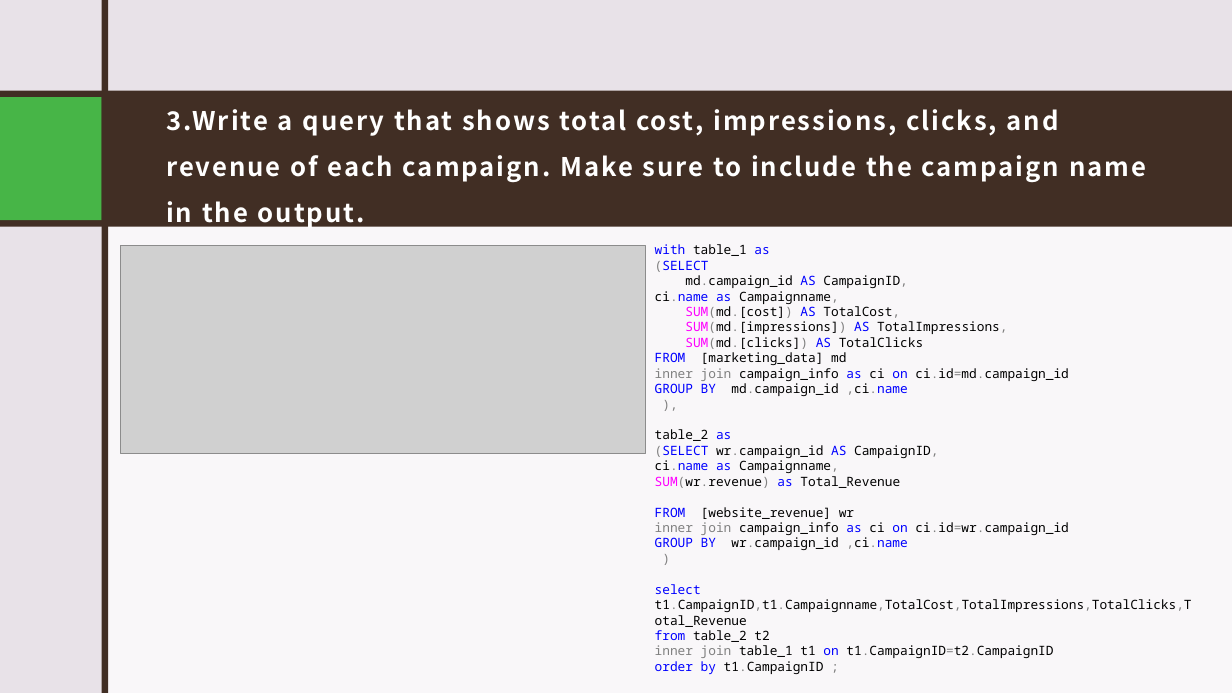
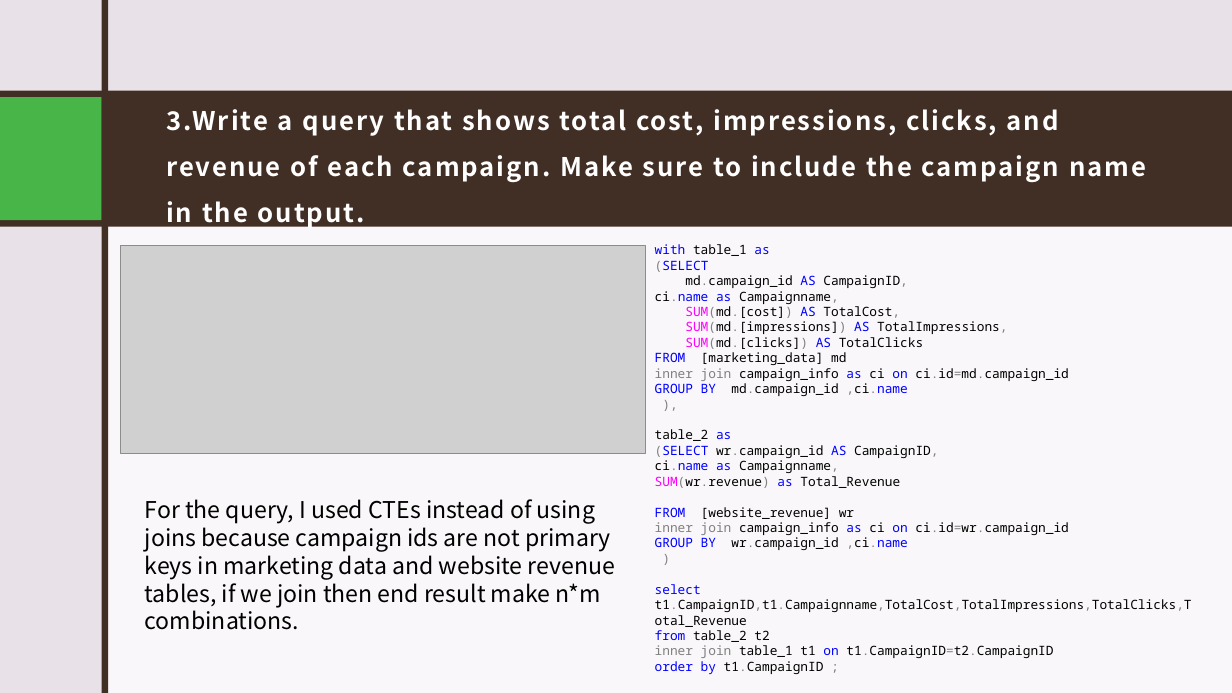
Before and after one commit to TharunKouda/PMG_SQL_Challenge_tharun_kumar_kouda, a slide deck: slide 10 of PMG_SQL_CHALLENGE.pptx. Drawn at 1232x693 pixels with LibreOffice and Linux fonts; fonts in the diff are those of the drawing; grey boxes stand for pictures. Boxes give left, top, right and bottom in pixels: in the first picture for what was removed or moved away, otherwise in the second. Text is boxed around its words. In the diff, an @@ line names an element or a change of style, - is before the commit and + after.

```diff
--- a/PMG_SQL_CHALLENGE.pptx
+++ b/PMG_SQL_CHALLENGE.pptx
@@ text added at bbox=[145, 499, 615, 630], 18 pt, text #000000 @@
+For the query, I used CTEs instead of using joins because campaign ids are not primary keys in marketing data and website revenue tables, if we join then end result make n*m combinations.
```
Also in this commit, not shown: 3 other slides changed.
